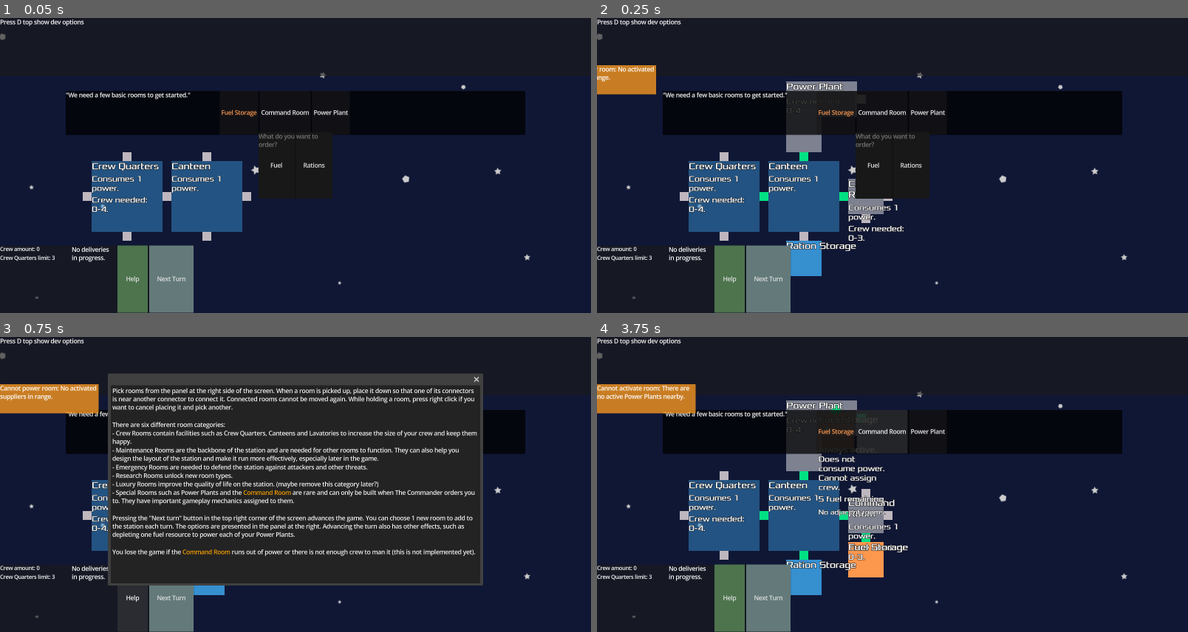
Above: before the commit, frames 1-4 (two rows, left to right).
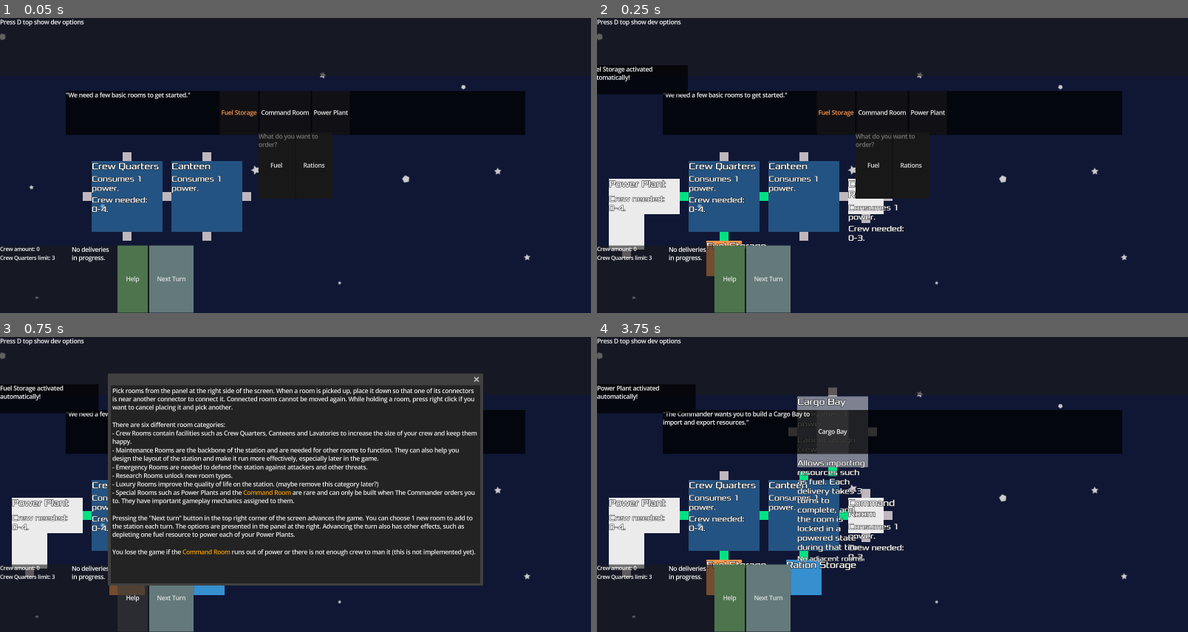
Above: after the commit, the same moments.

Repository: juhanikat/mothership
Game: Godot game, scene res://scenes/main.tscn
Two runs of this game, one before a commit and one after it. Both use one fixed random seed, a clock stepped at 60 frames per second and the inputs below. The engine's default icon, where the game draws it, is replaced by a stand-in: a white triangle on a blue panel in a dark square.
Inputs:
- Up to frame 1 (0.05 s): no input
- Up to frame 2 (0.25 s): no input
- Up to frame 3 (0.75 s): click "Help" at 0.5 s
- Up to frame 4 (3.75 s): click "Next Turn" at 1.25 s; click "Next Turn" at 2 s; click "Fuel Storage" (after the commit: "Cargo Bay") at 2.75 s; click "Command Room" (after the commit: "Cargo Bay") at 3.5 s

Frame 1 is identical in both runs. In frame 2, 6.6% of the frame differs, in the area x 0-49%, y 16-88%; in frame 3, 4.1%; in frame 4, 10%, in the area x 0-59%, y 16-88%.
Error before the commit: Invalid access to property or key 'gameplay' on a base object of type 'Nil'. (res://gameplay_scripts/main.gd:206)

Commit message:
add fail state if command room runs out of power

Diff:
--- a/data_scripts/RoomData.gd
+++ b/data_scripts/RoomData.gd
@@ -88,6 +88,7 @@
 	"power_usage": 1,
 	"crew_needed": {"min": 0, "max": 3},
 	"activate_when_connected": true,
+	"cannot_be_deactivated_manually": true,
 
 }
 
@@ -98,6 +99,7 @@
 	"room_category": RoomCategory.SPECIAL_ROOM,
 	"power_usage": 0,
 	"crew_needed": {"min": 0, "max": 4},
+	"activate_when_connected": true,
 	"power_supply": {"capacity": 10, "range": 5}
 }
 
@@ -122,7 +124,6 @@
 	"power_usage": 1,
 	"crew_amount": 4,
 	"crew_needed": {"min": 0, "max": 4},
-	"cannot_be_deactivated": true
 }
 
 const _canteen_data: Dictionary[String, Variant] = {
--- a/gameplay_scripts/hud/notice.gd
+++ b/gameplay_scripts/hud/notice.gd
@@ -32,7 +32,8 @@
 
 	show()
 	animation_player.play("show_notification")
-	notification_timer.start(time)
+	if time != -1:
+		notification_timer.start(time)
 
 
 func _on_timer_timeout() -> void:
--- a/gameplay_scripts/main.gd
+++ b/gameplay_scripts/main.gd
@@ -68,12 +68,11 @@
 	GlobalSignals.crew_quarters_limit_lowered.connect(_on_crew_quarters_limit_lowered)
 	GlobalSignals.turn_advanced.connect(_on_next_turn)
 
-	if GlobalVariables.create_testing_rooms:
-		var testing_room_types = [RoomType.CREW_QUARTERS, RoomType.CANTEEN, RoomType.POWER_PLANT, RoomType.COMMAND_ROOM, RoomType.RATION_STORAGE, RoomType.FUEL_STORAGE]
+	if GlobalVariables.CREATE_TESTING_ROOMS:
+		# keep fuel storage before power plant in the spawn order, or the power plant won't activate automatically
+		var testing_room_types = [RoomType.CREW_QUARTERS, RoomType.CANTEEN, RoomType.FUEL_STORAGE, RoomType.POWER_PLANT, RoomType.COMMAND_ROOM, RoomType.RATION_STORAGE]
 		for location: Node2D in testing_room_locations.get_children():
 			# creates testing room and adds it as a child to TestingRooms.
-			# it's best to keep TestingROomLocations in a straight line so the rooms can connect easily
-			# also, make sure the amount of spawned rooms matches the amount of locations!
 			var new_room = create_testing_room(testing_room_types.pop_front(), location.global_position)
 			# connects all rooms that are placed by default, as long as they are near enough one another
 			new_room.connecting_rooms = true
@@ -203,11 +202,6 @@
 ## Returns true if the player has done all that is needed to do on the current turn
 ## (for example, the three starting rooms have to be placed on the first turn to continue).
 func check_turn_requirements() -> bool:
-	if not command_room.gameplay.activated:
-		var active_power_plants = get_tree().get_nodes_in_group(str(RoomType.POWER_PLANT)).filter(func(comm): return comm.gameplay.activated)
-		if len(active_power_plants) == 0 or not command_room.gameplay.find_power_supplier(true):
-			pass
-
 	if GlobalVariables.turn == 1:
 		var all_room_types = get_tree().get_nodes_in_group("Room").map(func(room: Room): return room.room_type)
 		for required_type in [RoomData.RoomType.COMMAND_ROOM, RoomData.RoomType.FUEL_STORAGE, RoomData.RoomType.POWER_PLANT]:
@@ -285,10 +279,6 @@
 	for gameplay: RoomGameplay in get_tree().get_nodes_in_group("RoomGameplay"):
 		gameplay.next_turn()
 
-	var active_command_rooms = get_tree().get_nodes_in_group(str(RoomType.COMMAND_ROOM)).filter(func(comm): return comm.gameplay.activated)
-	if len(active_command_rooms) == 0:
-		GlobalNotice.display("Game over! There are no active command rooms.", "error")
-
 	var active_data_analysis_rooms = get_tree().get_nodes_in_group(str(RoomType.DATA_ANALYSIS)) \
 	.filter(func(room: Room): return room.gameplay.activated)
 	var next_order = OrderFunctions.get_order_for_next_turn(len(active_data_analysis_rooms))
--- a/gameplay_scripts/room/RoomGameplay.gd
+++ b/gameplay_scripts/room/RoomGameplay.gd
@@ -8,7 +8,7 @@
 var activate_when_connected: bool = false # can be deactivated, but is automatically activated when connected (if possible)
 var always_activated: bool = false # Room is activated automatically once connected, and cannot be deactivated
 var always_deactivated: bool = false
-var cannot_be_deactivated: bool = false # used by e.g. Cargo Bay and Crew Quarters
+var cannot_be_deactivated_manually: bool = false # used by e.g. Cargo Bay and Crew Quarters
 var accessible_by_crew: bool = true
 
 var power_usage: int
@@ -70,7 +70,7 @@
 	always_activated = _data.get("always_activated", false)
 	activate_when_connected = _data.get("activate_when_connected", false)
 	always_deactivated = _data.get("always_deactivated", false)
-	cannot_be_deactivated = _data.get("cannot_be_deactivated", false)
+	cannot_be_deactivated_manually = _data.get("cannot_be_deactivated_manually", false)
 	accessible_by_crew = _data.get("accessible_by_crew", true)
 
 	GlobalSignals.room_connected.connect(_on_room_connected)
@@ -111,9 +111,7 @@
 	parent_room.texture_polygon.color.a += 0.5
 	if power_usage != 0:
 		var sufficient_power_supplier = find_power_supplier()
-		sufficient_power_supplier.gameplay.power_supply.capacity -= power_usage
-		sufficient_power_supplier.gameplay.supplies_to.append(parent_room)
-		sufficient_power_supplier.room_info.update_power_supply_label(sufficient_power_supplier.gameplay.power_supply)
+		sufficient_power_supplier.gameplay.add_power_consumer(parent_room)
 	if show_activation_notice:
 		GlobalNotice.display("Room activated.")
 	return true
@@ -121,31 +119,31 @@
 
 ## Called when an activated room is middle-clicked. Calls lots of other functions depending on room type.
 ## Returns true if the room has been deactivated, and false otherwise.
-func deactivate_room(ignore_power_supplier: bool = false, show_deactivation_notice: bool = false) -> bool:
-	if _can_be_deactivated():
-		match parent_room_type:
-			RoomType.GARDEN:
-				GlobalSignals.crew_quarters_limit_lowered.emit(_data["crew_quarters_limit_increase"])
-			RoomType.POWER_PLANT:
-				for room: Room in supplies_to:
-					room.gameplay.deactivate_room()
-				supplies_to.clear()
-
-		if power_usage != 0 and not ignore_power_supplier:
-			for power_supplier: Room in get_tree().get_nodes_in_group(str(RoomType.POWER_PLANT)):
-				if parent_room in power_supplier.gameplay.supplies_to:
-					# remove this room from the power supplier's list
-					power_supplier.gameplay.power_supply.capacity += power_usage
-					power_supplier.gameplay.supplies_to.erase(parent_room)
-					power_supplier.room_info.update_power_supply_label(power_supplier.gameplay.power_supply)
-					break
-
-		activated = false
-		parent_room.texture_polygon.color.a -= 0.5
-		if show_deactivation_notice:
-			GlobalNotice.display("Room deactivated.")
-		return true
-	return false
+## NOTE: this function also calls remove_power_consumer(), if needed.
+func deactivate_room(ignore_power_supplier: bool = false, automatic: bool = false, show_deactivation_notice: bool = false) -> bool:
+	if not _can_be_deactivated(automatic):
+		return false
+
+	match parent_room_type:
+		RoomType.GARDEN:
+			GlobalSignals.crew_quarters_limit_lowered.emit(_data["crew_quarters_limit_increase"])
+		RoomType.POWER_PLANT:
+			for room: Room in supplies_to:
+				if room.room_type == RoomType.COMMAND_ROOM and automatic and not GlobalVariables.NO_GAME_OVER:
+					GlobalNotice.display("Game over! There are no active command rooms.", "error", -1)
+				room.gameplay.deactivate_room(true, automatic)
+
+	if power_usage != 0 and not ignore_power_supplier:
+		for power_supplier: Room in get_tree().get_nodes_in_group(str(RoomType.POWER_PLANT)):
+			if parent_room in power_supplier.gameplay.supplies_to:
+				power_supplier.gameplay.remove_power_consumer(parent_room)
+				break
+
+	activated = false
+	parent_room.texture_polygon.color.a -= 0.5
+	if show_deactivation_notice:
+		GlobalNotice.display("Room deactivated.")
+	return true
 
 
 ## Assigns a crew member to this room, removing them from their previous room. Also updates both affected room_info nodes.
@@ -198,8 +196,22 @@
 	match parent_room_type:
 		RoomType.POWER_PLANT:
 			power_supply.capacity -= 5
-
-	return true
+	return true
+
+
+func add_power_consumer(room: Room) -> void:
+	assert(parent_room_type == RoomType.POWER_PLANT)
+	power_supply.capacity -= room.gameplay.power_usage
+	supplies_to.append(room)
+	parent_room.room_info.update_power_supply_label(power_supply)
+
+
+func remove_power_consumer(room: Room) -> void:
+	assert(parent_room_type == RoomType.POWER_PLANT)
+	assert(room in supplies_to)
+	power_supply.capacity += room.gameplay.power_usage
+	supplies_to.erase(room)
+	parent_room.room_info.update_power_supply_label(power_supply)
 
 
 ## Called by main when the turn is advanced. Does not listen to a signal because things need to be done in order,
@@ -211,8 +223,9 @@
 	if parent_room_type == RoomType.POWER_PLANT:
 		var fuel_storage = _find_sufficient_fuel_storage()
 		if not fuel_storage:
-			GlobalNotice.display("Power Plant does not have any accessible fuel and has been deactivated.", "warning")
-			if not deactivate_room():
+			if deactivate_room(false, true):
+				GlobalNotice.display("Power Plant does not have any accessible fuel and has been deactivated.", "warning")
+			else:
 				push_error("Power Plant ran out of fuel but stayed activated since some supplied to rooms cannot be deactivated, fix!")
 		else:
 			fuel_storage.gameplay.fuel_remaining -= 1
@@ -222,7 +235,7 @@
 		var ration_storage = _find_sufficient_ration_storage()
 		if not ration_storage:
 			GlobalNotice.display("Canteen does not have any accessible rations and has been deactivated.", "warning")
-			deactivate_room()
+			deactivate_room(false, true)
 		else:
 			ration_storage.gameplay.rations_remaining -= 1
 			ration_storage.room_info.update_rations_remaining_label(ration_storage.gameplay.rations_remaining)
@@ -232,7 +245,7 @@
 		GlobalSignals.delivery_status_changed.emit(current_delivery)
 		if current_delivery.turns_left == 0:
 			delivery_in_progress = false
-			cannot_be_deactivated = false
+			cannot_be_deactivated_manually = false
 			if current_delivery.type == "Fuel":
 				var all_fuel_storages = get_tree().get_nodes_in_group(str(RoomType.FUEL_STORAGE))
 				if not all_fuel_storages:
@@ -257,7 +270,7 @@
 					GlobalNotice.display("Rations delivered to a random Ration Storage.")
 			else:
 				push_error("Invalid delivery type!!")
-			deactivate_room()
+			deactivate_room(false, true)
 			return
 
 
@@ -314,24 +327,23 @@
 ## NOTE: unlike _try_to_activate(), this function doesn't call any functions or send signals related to deactivating the room,
 ## it simply checks if it is possible to do so. It does show error messages though.
 ## This behavior might need to be changed if deactivating a room becomes a more complex thing than it currently is.
-func _can_be_deactivated() -> bool:
+func _can_be_deactivated(automatic: bool = false) -> bool:
 	if not activated:
 		push_error("Tried to deactivate room that was not active, this probably should not happen!")
 		return false
 	if always_activated:
 		GlobalNotice.display("Cannot deactivate %s: It is set to be always active." % [parent_room.room_name], "warning")
 		return false
-	if cannot_be_deactivated:
-		GlobalNotice.display("Cannot deactivate %s: 'cannot_be_deactivated' is set to true." % [parent_room.room_name], "warning")
+	if cannot_be_deactivated_manually and not automatic:
+		GlobalNotice.display("%s cannot be deactivated." % [parent_room.room_name], "warning")
 		return false
 
 	match parent_room_type:
 		RoomData.RoomType.POWER_PLANT:
-			if len(supplies_to) > 0:
-				for room: Room in supplies_to:
-					if room.gameplay._can_be_deactivated() == false:
-						GlobalNotice.display("Cannot deactivate Power Plant: One of the supplied rooms cannot be deactivated.", "warning")
-						return false
+			for room: Room in supplies_to:
+				if room.gameplay._can_be_deactivated(automatic) == false:
+					GlobalNotice.display("Cannot deactivate Power Plant: One of the supplied rooms cannot be deactivated.", "warning")
+					return false
 		RoomType.WPP:
 			var cannot_deactivate = false
 			var activated_wpps = get_tree().get_nodes_in_group(str(RoomType.WPP)).filter(func(wpp): return wpp.gameplay.activated)
@@ -396,7 +408,7 @@
 		if always_activated or activate_when_connected:
 			var was_activated = activate_room()
 			if was_activated:
-				GlobalNotice.display("Room activated automatically!")
+				GlobalNotice.display("%s activated automatically!" % [parent_room.room_name])
 			elif always_activated:
 				push_error("Room with always_activated set to true did not have enough power to activate, it should not be able to be placed!!!! fix!!!")
 
@@ -404,7 +416,7 @@
 
 func _on_cargo_bay_order_made(delivery: Dictionary) -> void:
 	if delivery.made_by == parent_room:
-		cannot_be_deactivated = true
+		cannot_be_deactivated_manually = true
 		order_in_progress = false
 		delivery_in_progress = true
 		current_delivery = delivery
--- a/gameplay_scripts/room/room.gd
+++ b/gameplay_scripts/room/room.gd
@@ -259,7 +259,6 @@
 ## If the room can be placed, the "room_connected" signal is emitted and the list of own connectors
 ## is looped through so that ALL newly adjacent rooms can get connected properly.
 func try_to_connect_rooms(connector_pair, no_animation: bool = false) -> bool:
-	print("here")
 	var rules_passed = RoomConnections.check_placement_rules(self, connector_pair[1].get_parent_room())
 	if not rules_passed:
 		return false
--- a/global_scripts/GlobalVariables.gd
+++ b/global_scripts/GlobalVariables.gd
@@ -9,7 +9,7 @@
 
 # DEV OPTIONS
 var events_disabled: bool = true
-var create_testing_rooms: bool = true
-var NO_CARGO_BAY_REQUIREMENT: bool = true
-var NO_GAME_OVER: bool = true
-var CAN_PICK_MULTIPLE_ROOMS: bool = false
+const CREATE_TESTING_ROOMS: bool = true
+const NO_CARGO_BAY_REQUIREMENT: bool = true
+const NO_GAME_OVER: bool = true
+const CAN_PICK_MULTIPLE_ROOMS: bool = false
--- a/scenes/hud.tscn
+++ b/scenes/hud.tscn
@@ -13,7 +13,7 @@
 [sub_resource type="StyleBoxFlat" id="StyleBoxFlat_5ysmq"]
 bg_color = Color(0.0768358, 0.0768358, 0.0768358, 1)
 
-[node name="HUD" type="CanvasLayer" node_paths=PackedStringArray("crew_room_ …(410 unchanged characters)…
+[node name="HUD" type="CanvasLayer" unique_id=1061309850 node_paths=PackedStringArray("crew_room_ …(410 unchanged characters)…
 script = ExtResource("1_ahhtf")
 crew_room_list = NodePath("PanelContainer/TopBar/CrewRoomList")
 maintenance_room_list = NodePath("PanelContainer/TopBar/MaintenanceRoomList")
@@ -36,9 +36,9 @@
 room_selection = NodePath("RoomSelection")
 event_popup = NodePath("EventPopup")
 
-[node name="RoomSelection" parent="." instance=ExtResource("2_5ysmq")]
-
-[node name="PanelContainer" type="PanelContainer" parent="."]
+[node name="RoomSelection" parent="." unique_id=941023662 instance=ExtResource("2_5ysmq")]
+
+[node name="PanelContainer" type="PanelContainer" parent="." unique_id=2066148056]
 anchors_preset = -1
 anchor_right = 1.0
 anchor_bottom = 0.197531
@@ -46,82 +46,82 @@
 grow_vertical = 2
 metadata/_edit_use_anchors_ = true
 
-[node name="DevOptionsHintLabel" type="RichTextLabel" parent="PanelContainer"]
+[node name="DevOptionsHintLabel" type="RichTextLabel" parent="PanelContainer" unique_id=1385817192]
 visible = false
 layout_mode = 2
 text = "Press D top show dev options"
 
-[node name="TopBar" type="HBoxContainer" parent="PanelContainer"]
-layout_mode = 2
-
-[node name="CrewRoomList" type="ItemList" parent="PanelContainer/TopBar"]
-custom_minimum_size = Vector2(0, 100)
-layout_mode = 2
-size_flags_horizontal = 0
-theme_override_font_sizes/font_size = 14
-allow_search = false
-auto_width = true
-same_column_width = true
-
-[node name="MaintenanceRoomList" type="ItemList" parent="PanelContainer/TopBar"]
-custom_minimum_size = Vector2(0, 100)
-layout_mode = 2
-size_flags_horizontal = 0
-theme_override_font_sizes/font_size = 14
-allow_search = false
-auto_width = true
-same_column_width = true
-
-[node name="LuxuryRoomList" type="ItemList" parent="PanelContainer/TopBar"]
-custom_minimum_size = Vector2(0, 100)
-layout_mode = 2
-size_flags_horizontal = 0
-theme_override_font_sizes/font_size = 14
-allow_search = false
-auto_width = true
-same_column_width = true
-
-[node name="SpecialRoomList" type="ItemList" parent="PanelContainer/TopBar"]
-custom_minimum_size = Vector2(0, 100)
-layout_mode = 2
-size_flags_horizontal = 0
-theme_override_font_sizes/font_size = 14
-allow_search = false
-auto_width = true
-same_column_width = true
-
-[node name="EmergencyRoomList" type="ItemList" parent="PanelContainer/TopBar"]
-custom_minimum_size = Vector2(0, 100)
-layout_mode = 2
-size_flags_horizontal = 0
-theme_override_font_sizes/font_size = 14
-allow_search = false
-auto_width = true
-same_column_width = true
-
-[node name="ResearchRoomList" type="ItemList" parent="PanelContainer/TopBar"]
-custom_minimum_size = Vector2(0, 100)
-layout_mode = 2
-size_flags_horizontal = 0
-theme_override_font_sizes/font_size = 14
-allow_search = false
-auto_width = true
-same_column_width = true
-
-[node name="AddRoomButton" type="Button" parent="PanelContainer/TopBar"]
+[node name="TopBar" type="HBoxContainer" parent="PanelContainer" unique_id=1870748426]
+layout_mode = 2
+
+[node name="CrewRoomList" type="ItemList" parent="PanelContainer/TopBar" unique_id=2146472970]
+custom_minimum_size = Vector2(0, 100)
+layout_mode = 2
+size_flags_horizontal = 0
+theme_override_font_sizes/font_size = 14
+allow_search = false
+auto_width = true
+same_column_width = true
+
+[node name="MaintenanceRoomList" type="ItemList" parent="PanelContainer/TopBar" unique_id=1578639105]
+custom_minimum_size = Vector2(0, 100)
+layout_mode = 2
+size_flags_horizontal = 0
+theme_override_font_sizes/font_size = 14
+allow_search = false
+auto_width = true
+same_column_width = true
+
+[node name="LuxuryRoomList" type="ItemList" parent="PanelContainer/TopBar" unique_id=869339276]
+custom_minimum_size = Vector2(0, 100)
+layout_mode = 2
+size_flags_horizontal = 0
+theme_override_font_sizes/font_size = 14
+allow_search = false
+auto_width = true
+same_column_width = true
+
+[node name="SpecialRoomList" type="ItemList" parent="PanelContainer/TopBar" unique_id=1931706367]
+custom_minimum_size = Vector2(0, 100)
+layout_mode = 2
+size_flags_horizontal = 0
+theme_override_font_sizes/font_size = 14
+allow_search = false
+auto_width = true
+same_column_width = true
+
+[node name="EmergencyRoomList" type="ItemList" parent="PanelContainer/TopBar" unique_id=638971454]
+custom_minimum_size = Vector2(0, 100)
+layout_mode = 2
+size_flags_horizontal = 0
+theme_override_font_sizes/font_size = 14
+allow_search = false
+auto_width = true
+same_column_width = true
+
+[node name="ResearchRoomList" type="ItemList" parent="PanelContainer/TopBar" unique_id=446020698]
+custom_minimum_size = Vector2(0, 100)
+layout_mode = 2
+size_flags_horizontal = 0
+theme_override_font_sizes/font_size = 14
+allow_search = false
+auto_width = true
+same_column_width = true
+
+[node name="AddRoomButton" type="Button" parent="PanelContainer/TopBar" unique_id=1120218174]
 layout_mode = 2
 focus_mode = 0
 theme_override_font_sizes/font_size = 14
 text = "Add Selected Room"
 
-[node name="PathBuildModeLabel" type="RichTextLabel" parent="PanelContainer/TopBar"]
+[node name="PathBuildModeLabel" type="RichTextLabel" parent="PanelContainer/TopBar" unique_id=879711262]
 layout_mode = 2
 size_flags_horizontal = 3
 theme_override_font_sizes/normal_font_size = 14
 text = "path build mode label"
 fit_content = true
 
-[node name="PathInfoLabel" type="RichTextLabel" parent="PanelContainer/TopBar"]
+[node name="PathInfoLabel" type="RichTextLabel" parent="PanelContainer/TopBar" unique_id=1266782826]
 layout_mode = 2
 size_flags_horizontal = 3
 size_flags_stretch_ratio = 2.5
@@ -129,13 +129,13 @@
 text = "path build mode label"
 fit_content = true
 
-[node name="DisableEventsButton" type="CheckButton" parent="PanelContainer/TopBar"]
+[node name="DisableEventsButton" type="CheckButton" parent="PanelContainer/TopBar" unique_id=82970568]
 layout_mode = 2
 focus_mode = 0
 theme_override_font_sizes/font_size = 14
 text = "Disable Events"
 
-[node name="PanelContainer2" type="PanelContainer" parent="."]
+[node name="PanelContainer2" type="PanelContainer" parent="." unique_id=1049318872]
 anchors_preset = -1
 anchor_top = 0.771605
 anchor_right = 0.277778
@@ -145,35 +145,35 @@
 grow_vertical = 0
 metadata/_edit_use_anchors_ = true
 
-[node name="HBoxContainer" type="HBoxContainer" parent="PanelContainer2"]
-layout_mode = 2
-
-[node name="StatisticsVbox" type="VBoxContainer" parent="PanelContainer2/HBoxContainer"]
-layout_mode = 2
-size_flags_horizontal = 3
-
-[node name="TotalCrewAmountLabel" type="RichTextLabel" parent="PanelContainer2/HBoxContainer/StatisticsVbox"]
+[node name="HBoxContainer" type="HBoxContainer" parent="PanelContainer2" unique_id=373315063]
+layout_mode = 2
+
+[node name="StatisticsVbox" type="VBoxContainer" parent="PanelContainer2/HBoxContainer" unique_id=1267736636]
+layout_mode = 2
+size_flags_horizontal = 3
+
+[node name="TotalCrewAmountLabel" type="RichTextLabel" parent="PanelContainer2/HBoxContainer/StatisticsVbox" unique_id=547639262]
 layout_mode = 2
 size_flags_horizontal = 3
 theme_override_font_sizes/normal_font_size = 14
 text = "Crew amount: 0"
 fit_content = true
 
-[node name="CrewQuartersLimitLabel" type="RichTextLabel" parent="PanelContainer2/HBoxContainer/StatisticsVbox"]
+[node name="CrewQuartersLimitLabel" type="RichTextLabel" parent="PanelContainer2/HBoxContainer/StatisticsVbox" unique_id=1487362203]
 layout_mode = 2
 size_flags_horizontal = 3
 theme_override_font_sizes/normal_font_size = 14
 text = "Crew Quarters limit: 0"
 fit_content = true
 
-[node name="DeliveryInfoLabel" type="RichTextLabel" parent="PanelContainer2/HBoxContainer"]
+[node name="DeliveryInfoLabel" type="RichTextLabel" parent="PanelContainer2/HBoxContainer" unique_id=981746242]
 layout_mode = 2
 size_flags_horizontal = 3
 size_flags_stretch_ratio = 0.63
 text = "delivery info here"
 fit_content = true
 
-[node name="HelpButton" type="Button" parent="PanelContainer2/HBoxContainer"]
+[node name="HelpButton" type="Button" parent="PanelContainer2/HBoxContainer" unique_id=569514692]
 layout_mode = 2
 size_flags_horizontal = 3
 size_flags_stretch_ratio = 0.43
@@ -181,7 +181,7 @@
 theme_override_styles/normal = SubResource("StyleBoxFlat_ahhtf")
 text = "Help"
 
-[node name="NextTurnButton" type="Button" parent="PanelContainer2/HBoxContainer"]
+[node name="NextTurnButton" type="Button" parent="PanelContainer2/HBoxContainer" unique_id=113916053]
 layout_mode = 2
 size_flags_horizontal = 3
 size_flags_stretch_ratio = 0.63
@@ -189,51 +189,50 @@
 theme_override_styles/normal = SubResource("StyleBoxFlat_oo0fn")
 text = "Next Turn"
 
-[node name="EventPopup" parent="." instance=ExtResource("2_oo0fn")]
+[node name="EventPopup" parent="." unique_id=428488923 instance=ExtResource("2_oo0fn")]
 visible = false
 
-[node name="CargoPopup" type="PopupPanel" parent="."]
+[node name="CargoPopup" type="PopupPanel" parent="." unique_id=1933097239]
+oversampling_override = 1.0
 title = "Cargo"
 initial_position = 1
 size = Vector2i(200, 180)
 visible = true
 theme_override_styles/panel = SubResource("StyleBoxFlat_5ysmq")
 
-[node name="RichTextLabel" type="RichTextLabel" parent="CargoPopup"]
+[node name="RichTextLabel" type="RichTextLabel" parent="CargoPopup" unique_id=1812076557]
 anchors_preset = -1
 anchor_right = 1.0
 anchor_bottom = 0.344444
-offset_right = 200.0
-offset_bottom = 180.0
+offset_bottom = 118.00008
 text = "What do you want to order?"
 metadata/_edit_use_anchors_ = true
 
-[node name="CargoOptionsHBox" type="HBoxContainer" parent="CargoPopup"]
+[node name="CargoOptionsHBox" type="HBoxContainer" parent="CargoPopup" unique_id=1266883250]
 anchors_preset = -1
 anchor_top = 0.483333
 anchor_right = 1.0
 anchor_bottom = 1.0
-offset_right = 200.0
-offset_bottom = 180.0
+offset_top = -86.99994
 size_flags_vertical = 8
 metadata/_edit_use_anchors_ = true
 
-[node name="FuelButton" type="Button" parent="CargoPopup/CargoOptionsHBox"]
+[node name="FuelButton" type="Button" parent="CargoPopup/CargoOptionsHBox" unique_id=564887224]
 layout_mode = 2
 size_flags_horizontal = 3
 text = "Fuel"
 
-[node name="RationsButton" type="Button" parent="CargoPopup/CargoOptionsHBox"]
+[node name="RationsButton" type="Button" parent="CargoPopup/CargoOptionsHBox" unique_id=898973814]
 layout_mode = 2
 size_flags_horizontal = 3
 text = "Rations"
 
-[node name="HelpPopup" type="PopupPanel" parent="."]
+[node name="HelpPopup" type="PopupPanel" parent="." unique_id=1117474712]
 initial_position = 1
 size = Vector2i(1000, 537)
 borderless = false
 
-[node name="HelpTextLabel" type="RichTextLabel" parent="HelpPopup"]
+[node name="HelpTextLabel" type="RichTextLabel" parent="HelpPopup" unique_id=505145856]
 anchors_preset = -1
 anchor_left = 0.004
 anchor_top = 0.008
--- a/scenes/main.tscn
+++ b/scenes/main.tscn
@@ -35,16 +35,16 @@
 position = Vector2(408, 384)
 
 [node name="Location3" type="Node2D" parent="TestingRoomLocations" unique_id=342456675]
-position = Vector2(408, 208)
+position = Vector2(272, 472)
 
 [node name="Location4" type="Node2D" parent="TestingRoomLocations" unique_id=533463770]
-position = Vector2(560, 384)
+position = Vector2(152, 384)
 
 [node name="Location5" type="Node2D" parent="TestingRoomLocations" unique_id=2068342295]
-position = Vector2(408, 480)
+position = Vector2(524, 384)
 
 [node name="Location6" type="Node2D" parent="TestingRoomLocations" unique_id=992784123]
-position = Vector2(568, 480)
+position = Vector2(400, 472)
 
 [node name="BackgroundSVG" type="TextureRect" parent="." unique_id=116091259]
 z_index = -3
@@ -83,3 +83,4 @@
 [node name="NavigationRegion2D" type="NavigationRegion2D" parent="." unique_id=772328449]
 navigation_polygon = SubResource("NavigationPolygon_jyhfs")
 use_edge_connections = false
+metadata/_edit_lock_ = true
Not shown: 1 places in scenes/hud.tscn that only renumber resources
